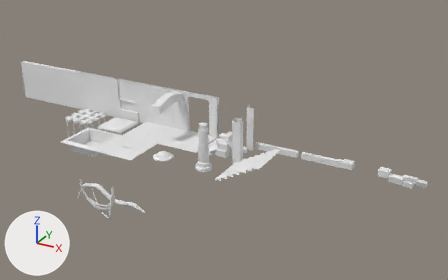
What one commit did to the FBX model Assets/Art/Kit_1.fbx.
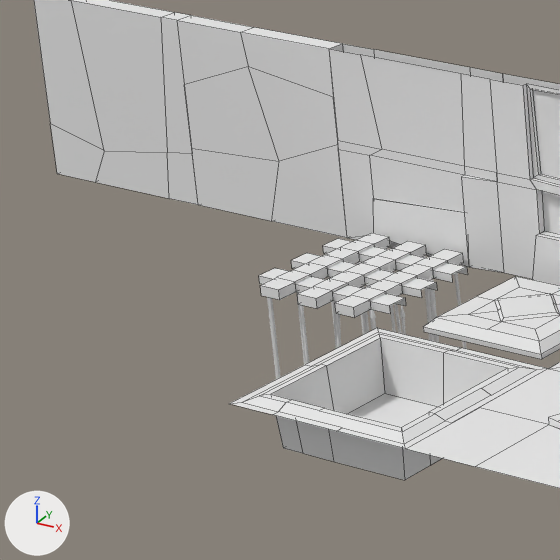
Old and new are each drawn whole from a camera (50 mm lens) standing at (15.96, -21.99, 11.5) and looking at (4.11, -0.45, 0.73) and again close up on the part from 3% to 28% of the width and 23% to 62% of the height. The lights are fixed; the arrows at lower left show +X, +Y and +Z. The close-ups show mesh edges as thin lines. Where no turn or scale is listed for an object, it has been applied to the vertices.

In view in the first close-up: 'Kit_PressurePlate.001', 'Kit_Trap.001', 'Kit_Trap.002', 'Kit_Trap.003', 'Kit_floor.002', 'Kit_wall.002', 'Kit_wall.003', 'Kit_wall.004', 'Kit_wall.006'.
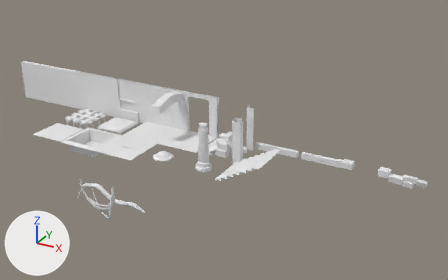
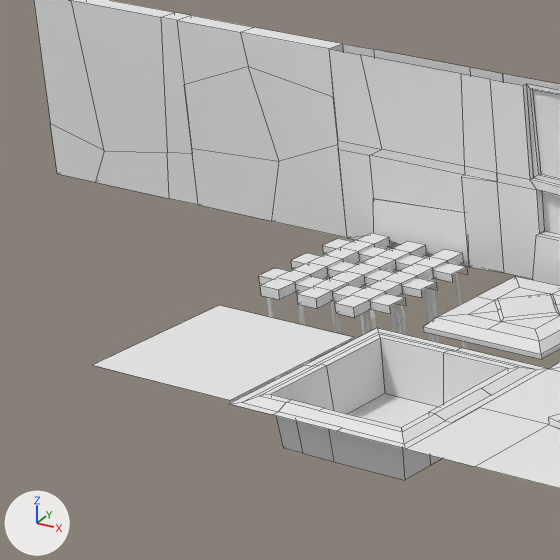
What differs and where, as boxes [x1, y1, x2, y2] in the close-ups (560 x 560 px):
```json
{"object": "Kit_Trap.004", "change": "added", "after": [94, 305, 354, 400]}
```

Edits to the scene script, one JSON object a line:
```json
{"op": "add", "block": "me_cube_028", "code": ["me_cube_028 = bpy.data.meshes.new('Cube.028')", "me_cube_028.from_pydata([(0.84, 0.85, 0.03), (-0.83, 0.85, 0.03), (-0.83, -0.82, 0.03), (0.84, -0.82, 0.03)], [], [(0, 1, 2, 3)])", "me_cube_028.materials.append(mat_hotspot_stone_a)  # its picture is missing"]}
{"op": "add", "block": "ob_kit_trap_004", "code": ["ob_kit_trap_004 = bpy.data.objects.new('Kit_Trap.004', me_cube_028)", "ob_kit_trap_004.location = (-4.0, -2.0, 0.0)"]}
```
